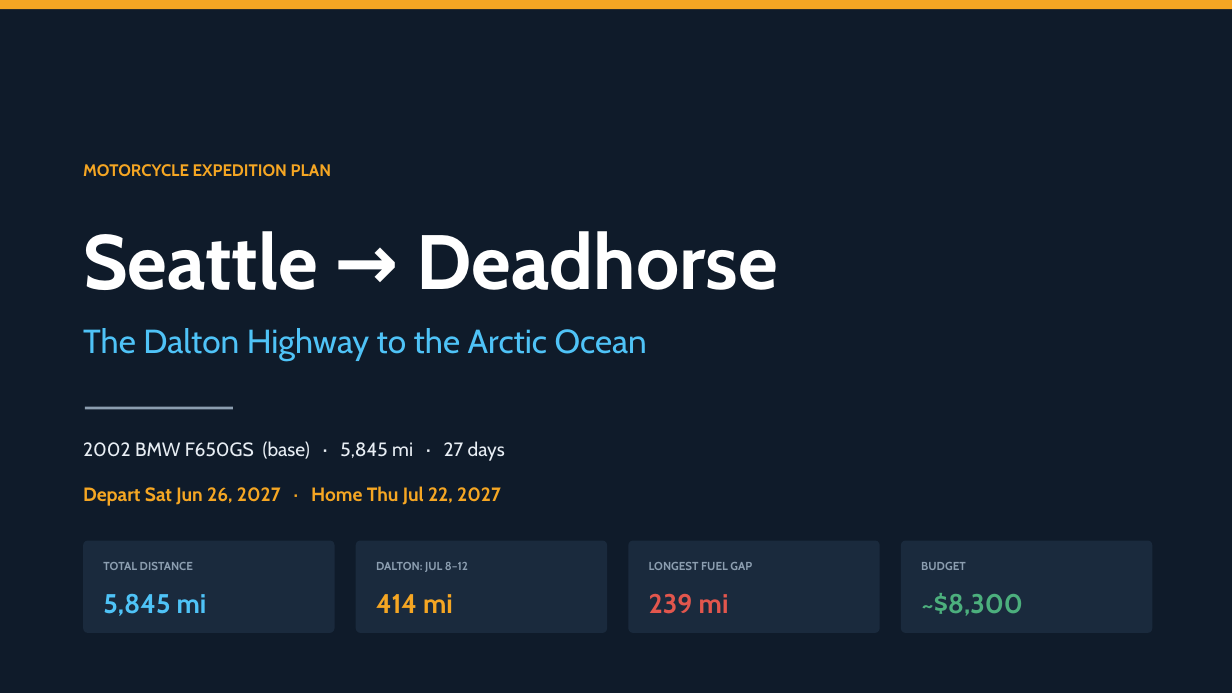
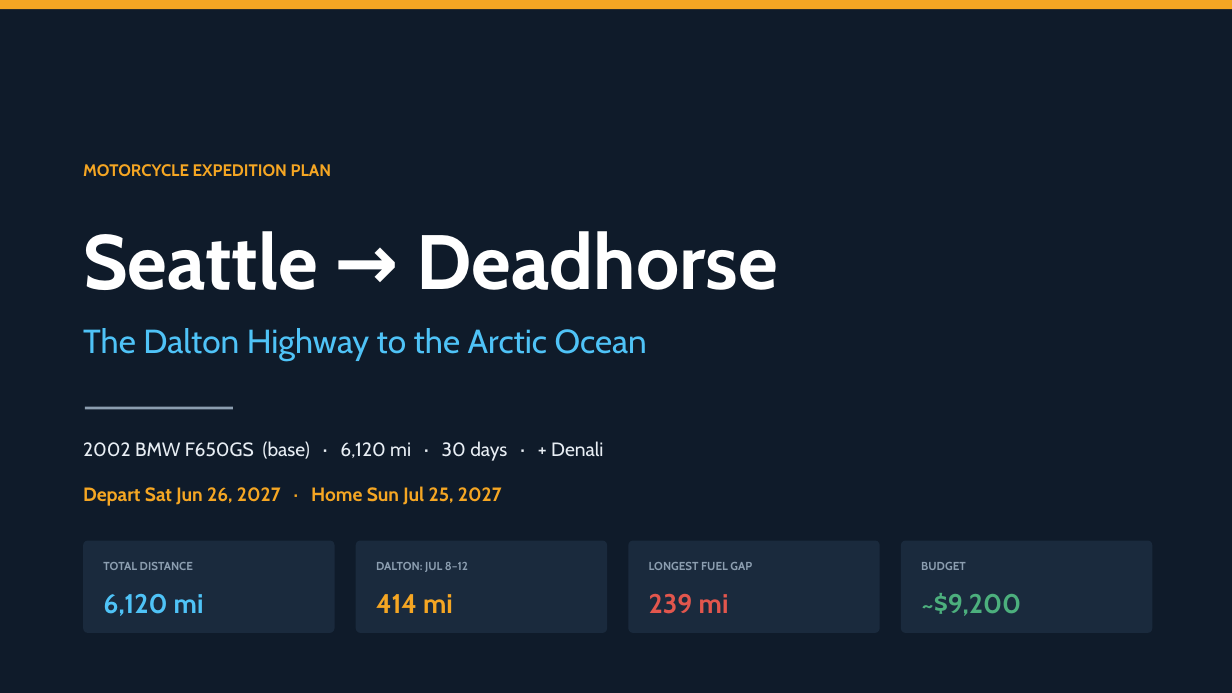
Before and after one commit to jrb985/alaska-trip, a slide deck: slide 1 of docs/Seattle_to_Deadhorse_Trip_Plan.pptx. Drawn at 1232x693 pixels with LibreOffice and Linux fonts; fonts in the diff are those of the drawing. Boxes give left, top, right and bottom in pixels: in the first picture for what was removed or moved away, otherwise in the second. Text is boxed around its words. In the diff, an @@ line names an element or a change of style, - is before the commit and + after.

Commit message:
Add Denali side trip via the Denali Highway: 30 days, 6,120 mi, ~$9,200

```diff
--- a/docs/Seattle_to_Deadhorse_Trip_Plan.pptx
+++ b/docs/Seattle_to_Deadhorse_Trip_Plan.pptx
@@ text at [83, 441, 603, 461]: text changed @@
-2002 BMW F650GS (base) · 5,845 mi · 27 days
+2002 BMW F650GS (base) · 6,120 mi · 30 days · + Denali
@@ text at [83, 486, 502, 506]: text changed @@
-Depart Sat Jun 26, 2027 · Home Thu Jul 22, 2027
+Depart Sat Jun 26, 2027 · Home Sun Jul 25, 2027
@@ text at [103, 594, 204, 616]: text changed @@
-5,845 mi
+6,120 mi
@@ text at [921, 593, 1021, 616]: text changed @@
-~$8,300
+~$9,200
```
Also in this commit, not shown: 4 other slides changed, 1 slide added, 1 other file.
